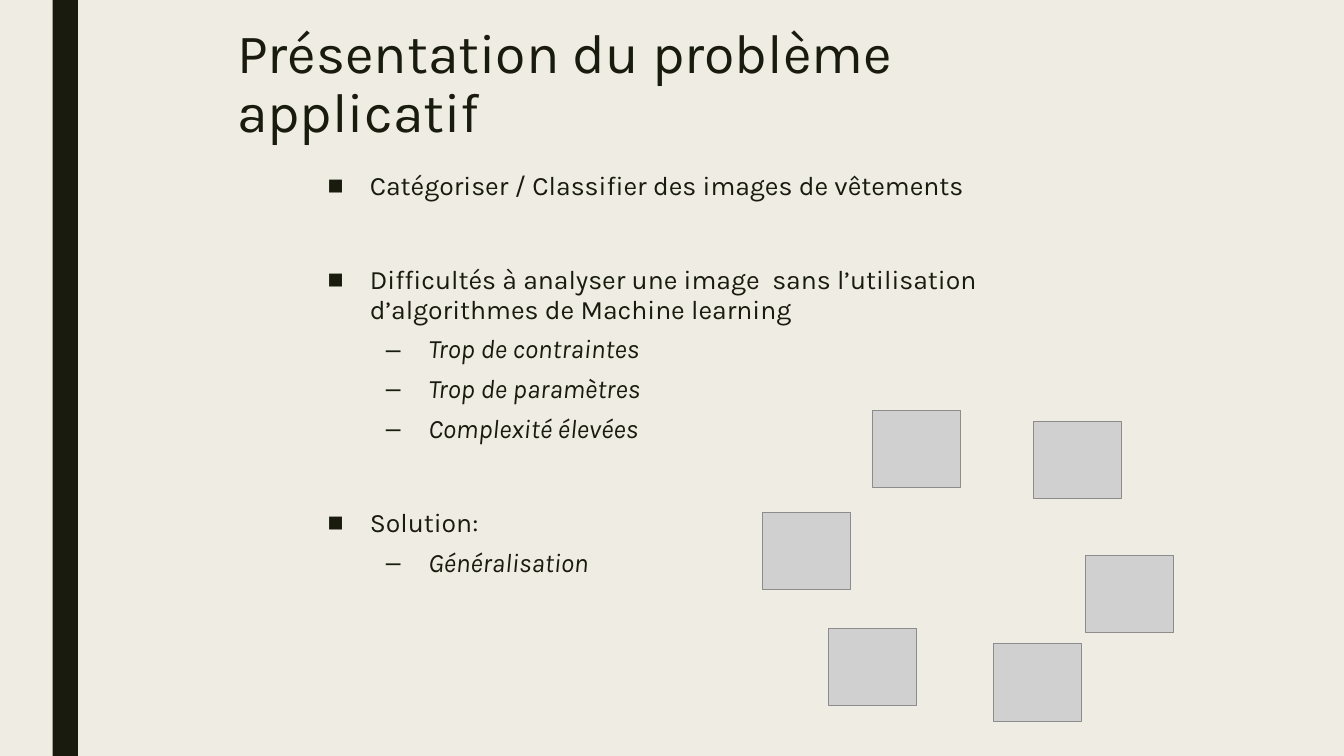
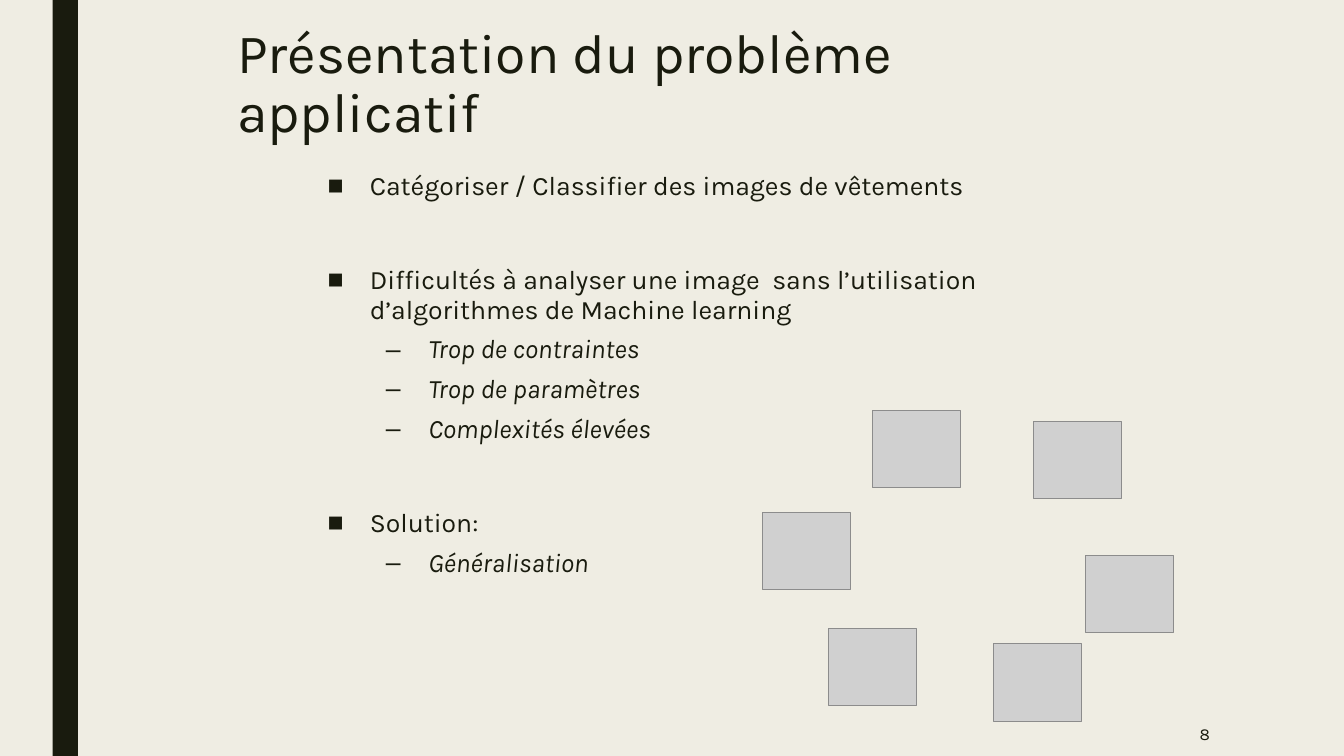
Before and after one commit to natane07/PA-MachineLearning-3ESGI, a slide deck: slide 8 of Project/Docs/Slides/PPT_PA.pptx. Drawn at 1344x756 pixels with LibreOffice and Linux fonts; fonts in the diff are those of the drawing; grey boxes stand for pictures. Boxes give left, top, right and bottom in pixels: in the first picture for what was removed or moved away, otherwise in the second. Text is boxed around its words. In the diff, an @@ line names an element or a change of style, - is before the commit and + after.

```diff
--- a/Project/Docs/Slides/PPT_PA.pptx
+++ b/Project/Docs/Slides/PPT_PA.pptx
@@ text at <box>428,418,650,445</box>: text changed @@
-  – Complexité élevées
+  – Complexités élevées
@@ page number added at <box>1200,729,1210,740</box>, 12 pt, text #191B0E @@
+8
```
Also in this commit, not shown: 41 other slides changed, 1 other file.
